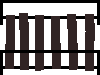
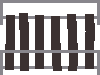
Layers edited between the first and the second 100×75 image:
painted on "bottom rail" over [0, 50, 100, 75]
painted on "bridge" over [5, 13, 95, 69]
painted on "top rail" over [0, 0, 100, 25]
